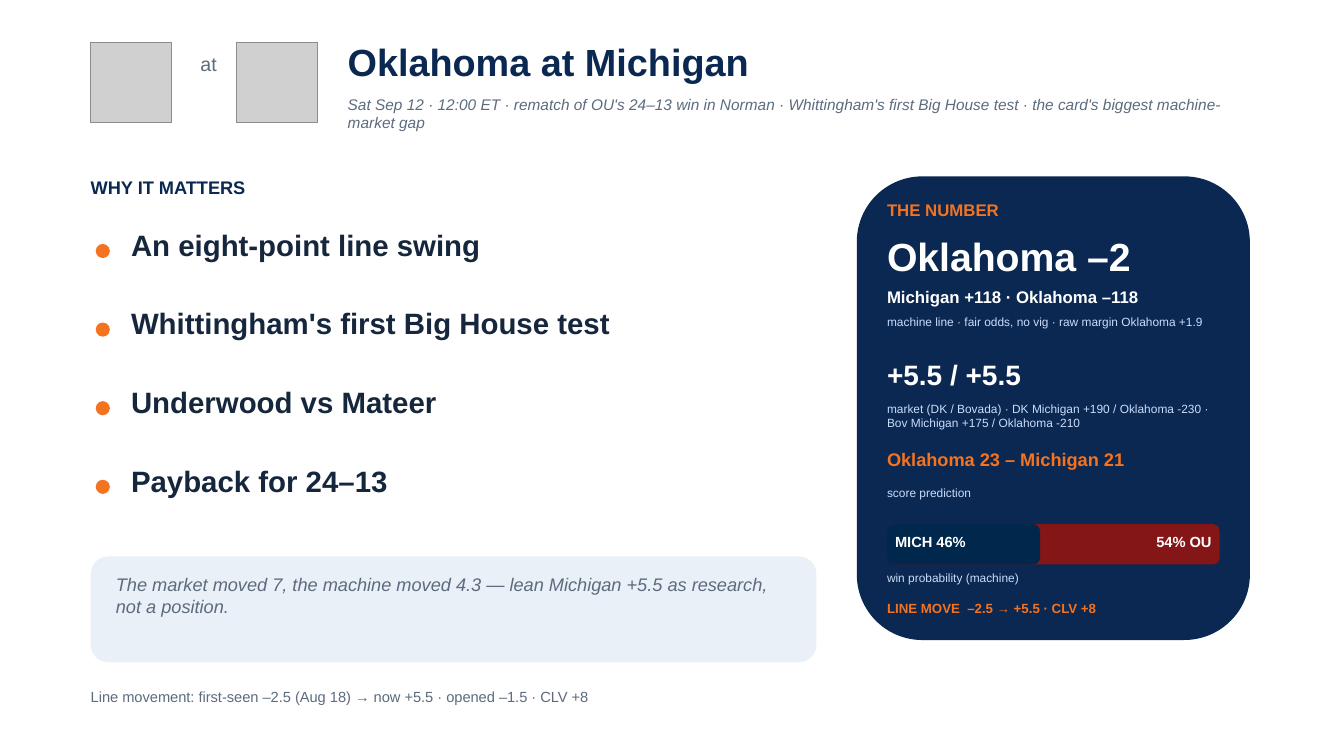
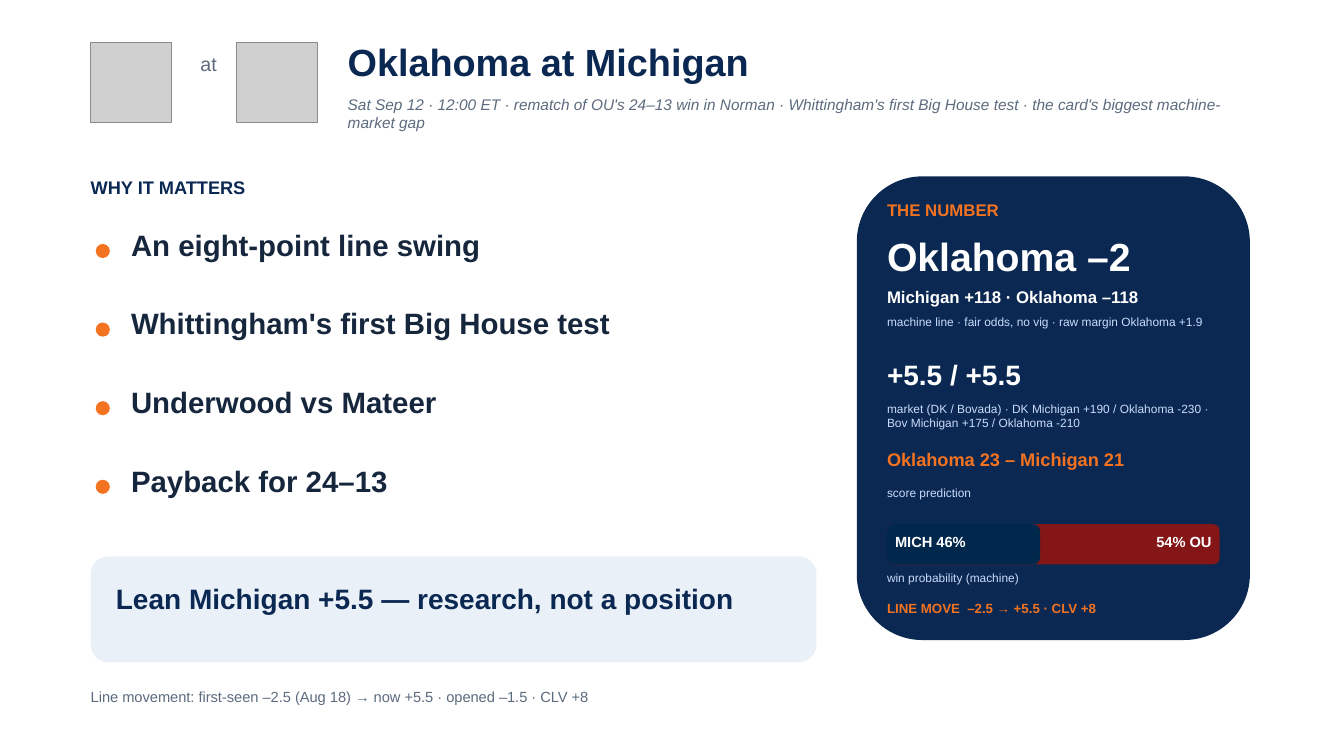
Before and after one commit to lucasalvarezflorida-lab/ncaa-fbs-analytics, a slide deck: slide 6 of decks/2026_Week2_Episode3.pptx. Drawn at 1344x756 pixels with LibreOffice and Linux fonts; fonts in the diff are those of the drawing; grey boxes stand for pictures. Boxes give left, top, right and bottom in pixels: in the first picture for what was removed or moved away, otherwise in the second. Text is boxed around its words. In the diff, an @@ line names an element or a change of style, - is before the commit and + after.

```diff
--- a/decks/2026_Week2_Episode3.pptx
+++ b/decks/2026_Week2_Episode3.pptx
@@ text at [116, 588, 733, 614]: text changed; size 13 to 20 pt; text colour #5C6B7E to #0A2851; bold on; italic off @@
-The market moved 7, the machine moved 4.3 — lean Michigan +5.5 as research, not a position.
+Lean Michigan +5.5 — research, not a position
```
Also in this commit, not shown: 4 other slides changed, 1 other file.
